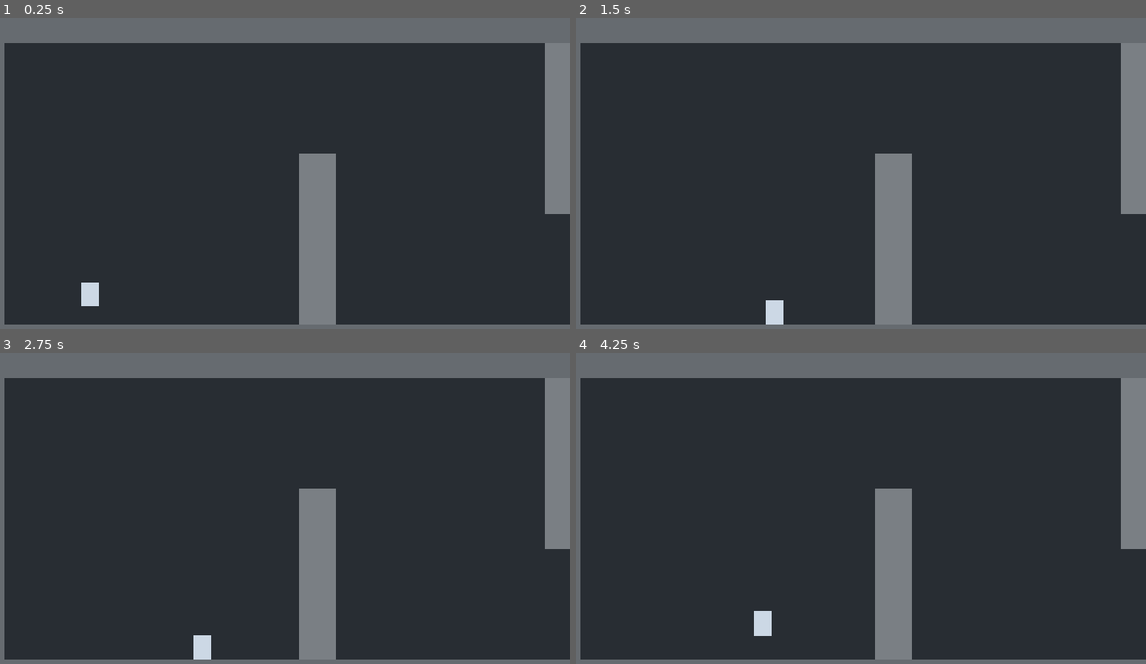
Above: before the commit, frames 1-4 (two rows, left to right).
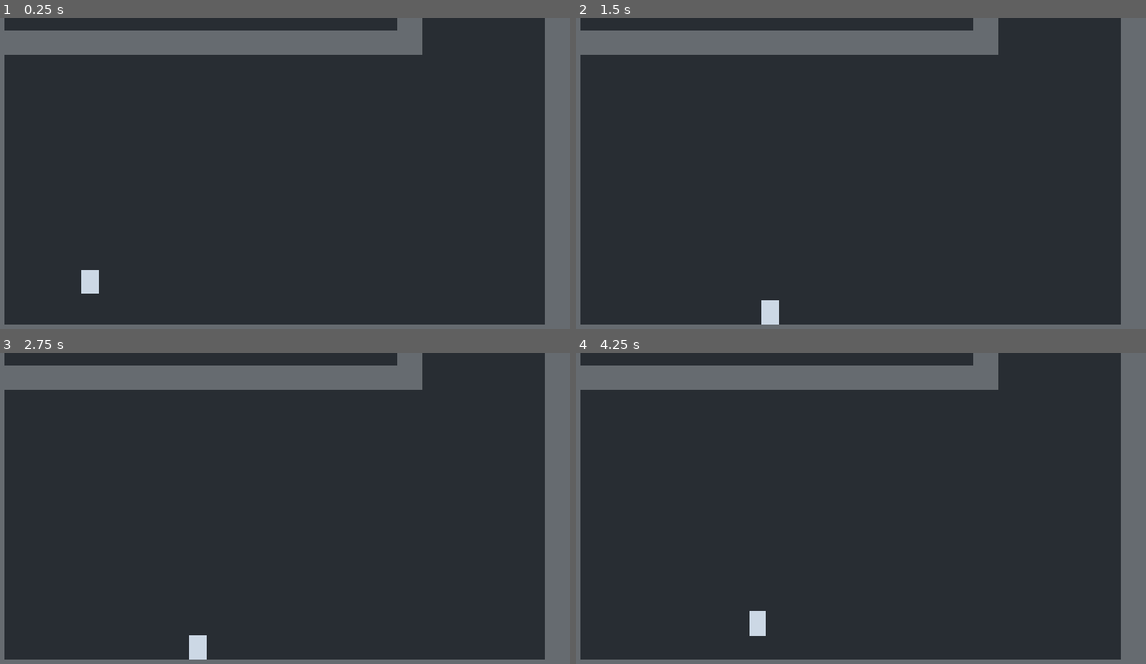
Above: after the commit, the same moments.

Repository: wahab-2002/surface-godot
Game: Godot game, scene res://scenes/main.tscn
The game is run twice, just before and just after one commit, with the same random seed, the same clock (stepped at 60 frames per second) and the same inputs.
Inputs:
- Up to frame 1 (0.25 s): no input
- Up to frame 2 (1.5 s): hold D (move_right) 0.53-1.28 s; hold A (move_left) from 1.28 s (still down)
- Up to frame 3 (2.75 s): release A (move_left) at 2.03 s; hold D (move_right) from 2.03 s (still down)
- Up to frame 4 (4.25 s): release D (move_right) at 2.78 s; hold Space (swim_up) 2.78-3.53 s; hold A (move_left) from 3.53 s (still down)

The runs differ from the first frame. In frame 1, 13% of the frame differs, in the area x 0-100%, y 0-99%; in frame 2, 13%; in frame 3, 13%; in frame 4, 13%.

Commit message:
Build vertical movement tutorial

Diff:
--- a/project.godot
+++ b/project.godot
@@ -26,15 +26,18 @@
 
 move_left={
 "deadzone": 0.2,
-"events": [Object(InputEventKey,"physical_keycode":65), Object(InputEventKey,"physical_keycode":4194321)]
+"events": [Object(InputEventKey,"resource_local_to_scene":false,"resource_name":"","device":16,"window_id":0,"alt_pressed":false,"shift_pressed":false,"ctrl_pressed":false,"meta_pressed":false,"pressed":false,"keycode":0,"physical_keycode":65,"key_label":0,"unicode":0,"location":0,"echo":false,"script":null)
+]
 }
 move_right={
 "deadzone": 0.2,
-"events": [Object(InputEventKey,"physical_keycode":68), Object(InputEventKey,"physical_keycode":4194323)]
+"events": [Object(InputEventKey,"resource_local_to_scene":false,"resource_name":"","device":16,"window_id":0,"alt_pressed":false,"shift_pressed":false,"ctrl_pressed":false,"meta_pressed":false,"pressed":false,"keycode":0,"physical_keycode":68,"key_label":0,"unicode":0,"location":0,"echo":false,"script":null)
+]
 }
 swim_up={
 "deadzone": 0.2,
-"events": [Object(InputEventKey,"physical_keycode":32)]
+"events": [Object(InputEventKey,"resource_local_to_scene":false,"resource_name":"","device":16,"window_id":0,"alt_pressed":false,"shift_pressed":false,"ctrl_pressed":false,"meta_pressed":false,"pressed":false,"keycode":0,"physical_keycode":32,"key_label":0,"unicode":0,"location":0,"echo":false,"script":null)
+]
 }
 
 [physics]
--- a/scenes/main.tscn
+++ b/scenes/main.tscn
@@ -1,102 +1,213 @@
-[gd_scene load_steps=5 format=3 uid="uid://qhavsmrb0pvs"]
+[gd_scene load_steps=13 format=3 uid="uid://qhavsmrb0pvs"]
 
 [ext_resource type="PackedScene" path="res://scenes/player.tscn" id="1_player"]
 
-[sub_resource type="RectangleShape2D" id="Rectangle_horizontal"]
-size = Vector2(2040, 40)
-
-[sub_resource type="RectangleShape2D" id="Rectangle_vertical"]
-size = Vector2(40, 540)
-
-[sub_resource type="RectangleShape2D" id="Rectangle_obstacle"]
-size = Vector2(60, 280)
+[sub_resource type="RectangleShape2D" id="Rectangle_1"]
+size = Vector2(960, 40)
+
+[sub_resource type="RectangleShape2D" id="Rectangle_2"]
+size = Vector2(40, 2200)
+
+[sub_resource type="RectangleShape2D" id="Rectangle_3"]
+size = Vector2(680, 40)
+
+[sub_resource type="RectangleShape2D" id="Rectangle_4"]
+size = Vector2(40, 300)
+
+[sub_resource type="RectangleShape2D" id="Rectangle_5"]
+size = Vector2(40, 310)
+
+[sub_resource type="RectangleShape2D" id="Rectangle_6"]
+size = Vector2(40, 360)
+
+[sub_resource type="RectangleShape2D" id="Rectangle_7"]
+size = Vector2(40, 350)
+
+[sub_resource type="RectangleShape2D" id="Rectangle_8"]
+size = Vector2(40, 260)
+
+[sub_resource type="RectangleShape2D" id="Rectangle_9"]
+size = Vector2(40, 270)
+
+[sub_resource type="RectangleShape2D" id="Rectangle_10"]
+size = Vector2(60, 40)
+
+[sub_resource type="RectangleShape2D" id="Rectangle_11"]
+size = Vector2(660, 40)
 
 [node name="Main" type="Node2D" unique_id=2020150133]
 
 [node name="Background" type="Polygon2D" parent="."]
-polygon = PackedVector2Array(0, 0, 2040, 0, 2040, 540, 0, 540)
+polygon = PackedVector2Array(0, 0, 960, 0, 960, 2200, 0, 2200)
 color = Color(0.16, 0.18, 0.2, 1)
 
-[node name="Boundaries" type="StaticBody2D" parent="."]
-
-[node name="FloorCollision" type="CollisionShape2D" parent="Boundaries"]
-position = Vector2(1020, 520)
-shape = SubResource("Rectangle_horizontal")
-
-[node name="FloorVisual" type="Polygon2D" parent="Boundaries"]
-polygon = PackedVector2Array(0, 500, 2040, 500, 2040, 540, 0, 540)
-color = Color(0.4, 0.42, 0.44, 1)
-
-[node name="CeilingCollision" type="CollisionShape2D" parent="Boundaries"]
-position = Vector2(1020, 20)
-shape = SubResource("Rectangle_horizontal")
-
-[node name="CeilingVisual" type="Polygon2D" parent="Boundaries"]
-polygon = PackedVector2Array(0, 0, 2040, 0, 2040, 40, 0, 40)
-color = Color(0.4, 0.42, 0.44, 1)
-
-[node name="LeftCollision" type="CollisionShape2D" parent="Boundaries"]
-position = Vector2(20, 270)
-shape = SubResource("Rectangle_vertical")
-
-[node name="LeftVisual" type="Polygon2D" parent="Boundaries"]
-polygon = PackedVector2Array(0, 0, 40, 0, 40, 540, 0, 540)
-color = Color(0.4, 0.42, 0.44, 1)
-
-[node name="RightCollision" type="CollisionShape2D" parent="Boundaries"]
-position = Vector2(2020, 270)
-shape = SubResource("Rectangle_vertical")
-
-[node name="RightVisual" type="Polygon2D" parent="Boundaries"]
-polygon = PackedVector2Array(2000, 0, 2040, 0, 2040, 540, 2000, 540)
-color = Color(0.4, 0.42, 0.44, 1)
-
-[node name="FirstRise" type="StaticBody2D" parent="."]
-position = Vector2(520, 220)
-
-[node name="CollisionShape2D" type="CollisionShape2D" parent="FirstRise"]
-position = Vector2(30, 140)
-shape = SubResource("Rectangle_obstacle")
-
-[node name="Visual" type="Polygon2D" parent="FirstRise"]
-polygon = PackedVector2Array(0, 0, 60, 0, 60, 280, 0, 280)
-color = Color(0.48, 0.5, 0.52, 1)
-
-[node name="FirstSink" type="StaticBody2D" parent="."]
-position = Vector2(920, 40)
-
-[node name="CollisionShape2D" type="CollisionShape2D" parent="FirstSink"]
-position = Vector2(30, 140)
-shape = SubResource("Rectangle_obstacle")
-
-[node name="Visual" type="Polygon2D" parent="FirstSink"]
-polygon = PackedVector2Array(0, 0, 60, 0, 60, 280, 0, 280)
-color = Color(0.48, 0.5, 0.52, 1)
-
-[node name="AlternatingRise" type="StaticBody2D" parent="."]
-position = Vector2(1280, 220)
-
-[node name="CollisionShape2D" type="CollisionShape2D" parent="AlternatingRise"]
-position = Vector2(30, 140)
-shape = SubResource("Rectangle_obstacle")
-
-[node name="Visual" type="Polygon2D" parent="AlternatingRise"]
-polygon = PackedVector2Array(0, 0, 60, 0, 60, 280, 0, 280)
-color = Color(0.48, 0.5, 0.52, 1)
-
-[node name="AlternatingSink" type="StaticBody2D" parent="."]
-position = Vector2(1600, 40)
-
-[node name="CollisionShape2D" type="CollisionShape2D" parent="AlternatingSink"]
-position = Vector2(30, 140)
-shape = SubResource("Rectangle_obstacle")
-
-[node name="Visual" type="Polygon2D" parent="AlternatingSink"]
-polygon = PackedVector2Array(0, 0, 60, 0, 60, 280, 0, 280)
-color = Color(0.48, 0.5, 0.52, 1)
+[node name="HullFloor" type="StaticBody2D" parent="."]
+position = Vector2(0, 2160)
+
+[node name="CollisionShape2D" type="CollisionShape2D" parent="HullFloor"]
+position = Vector2(480, 20)
+shape = SubResource("Rectangle_1")
+
+[node name="Visual" type="Polygon2D" parent="HullFloor"]
+polygon = PackedVector2Array(0, 0, 960, 0, 960, 40, 0, 40)
+color = Color(0.4, 0.42, 0.44, 1)
+
+[node name="HullLeft" type="StaticBody2D" parent="."]
+position = Vector2(0, 0)
+
+[node name="CollisionShape2D" type="CollisionShape2D" parent="HullLeft"]
+position = Vector2(20, 1100)
+shape = SubResource("Rectangle_2")
+
+[node name="Visual" type="Polygon2D" parent="HullLeft"]
+polygon = PackedVector2Array(0, 0, 40, 0, 40, 2200, 0, 2200)
+color = Color(0.4, 0.42, 0.44, 1)
+
+[node name="HullRight" type="StaticBody2D" parent="."]
+position = Vector2(920, 0)
+
+[node name="CollisionShape2D" type="CollisionShape2D" parent="HullRight"]
+position = Vector2(20, 1100)
+shape = SubResource("Rectangle_2")
+
+[node name="Visual" type="Polygon2D" parent="HullRight"]
+polygon = PackedVector2Array(0, 0, 40, 0, 40, 2200, 0, 2200)
+color = Color(0.4, 0.42, 0.44, 1)
+
+[node name="UpperBoundary" type="StaticBody2D" parent="."]
+position = Vector2(0, 0)
+
+[node name="CollisionShape2D" type="CollisionShape2D" parent="UpperBoundary"]
+position = Vector2(480, 20)
+shape = SubResource("Rectangle_1")
+
+[node name="Visual" type="Polygon2D" parent="UpperBoundary"]
+polygon = PackedVector2Array(0, 0, 960, 0, 960, 40, 0, 40)
+color = Color(0.4, 0.42, 0.44, 1)
+
+[node name="StartRoomCeiling" type="StaticBody2D" parent="."]
+position = Vector2(40, 1680)
+
+[node name="CollisionShape2D" type="CollisionShape2D" parent="StartRoomCeiling"]
+position = Vector2(340, 20)
+shape = SubResource("Rectangle_3")
+
+[node name="Visual" type="Polygon2D" parent="StartRoomCeiling"]
+polygon = PackedVector2Array(0, 0, 680, 0, 680, 40, 0, 40)
+color = Color(0.4, 0.42, 0.44, 1)
+
+[node name="RiseShaftWall" type="StaticBody2D" parent="."]
+position = Vector2(680, 1380)
+
+[node name="CollisionShape2D" type="CollisionShape2D" parent="RiseShaftWall"]
+position = Vector2(20, 150)
+shape = SubResource("Rectangle_4")
+
+[node name="Visual" type="Polygon2D" parent="RiseShaftWall"]
+polygon = PackedVector2Array(0, 0, 40, 0, 40, 300, 0, 300)
+color = Color(0.4, 0.42, 0.44, 1)
+
+[node name="SinkRoomCeiling" type="StaticBody2D" parent="."]
+position = Vector2(240, 1160)
+
+[node name="CollisionShape2D" type="CollisionShape2D" parent="SinkRoomCeiling"]
+position = Vector2(340, 20)
+shape = SubResource("Rectangle_3")
+
+[node name="Visual" type="Polygon2D" parent="SinkRoomCeiling"]
+polygon = PackedVector2Array(0, 0, 680, 0, 680, 40, 0, 40)
+color = Color(0.4, 0.42, 0.44, 1)
+
+[node name="FirstSinkBulkhead" type="StaticBody2D" parent="."]
+position = Vector2(460, 1200)
+
+[node name="CollisionShape2D" type="CollisionShape2D" parent="FirstSinkBulkhead"]
+position = Vector2(20, 155)
+shape = SubResource("Rectangle_5")
+
+[node name="Visual" type="Polygon2D" parent="FirstSinkBulkhead"]
+polygon = PackedVector2Array(0, 0, 40, 0, 40, 310, 0, 310)
+color = Color(0.48, 0.5, 0.52, 1)
+
+[node name="AlternatingRoomCeiling" type="StaticBody2D" parent="."]
+position = Vector2(40, 600)
+
+[node name="CollisionShape2D" type="CollisionShape2D" parent="AlternatingRoomCeiling"]
+position = Vector2(340, 20)
+shape = SubResource("Rectangle_3")
+
+[node name="Visual" type="Polygon2D" parent="AlternatingRoomCeiling"]
+polygon = PackedVector2Array(0, 0, 680, 0, 680, 40, 0, 40)
+color = Color(0.4, 0.42, 0.44, 1)
+
+[node name="AlternatingRiseBulkhead" type="StaticBody2D" parent="."]
+position = Vector2(320, 800)
+
+[node name="CollisionShape2D" type="CollisionShape2D" parent="AlternatingRiseBulkhead"]
+position = Vector2(20, 180)
+shape = SubResource("Rectangle_6")
+
+[node name="Visual" type="Polygon2D" parent="AlternatingRiseBulkhead"]
+polygon = PackedVector2Array(0, 0, 40, 0, 40, 360, 0, 360)
+color = Color(0.48, 0.5, 0.52, 1)
+
+[node name="AlternatingSinkBulkhead" type="StaticBody2D" parent="."]
+position = Vector2(560, 640)
+
+[node name="CollisionShape2D" type="CollisionShape2D" parent="AlternatingSinkBulkhead"]
+position = Vector2(20, 175)
+shape = SubResource("Rectangle_7")
+
+[node name="Visual" type="Polygon2D" parent="AlternatingSinkBulkhead"]
+polygon = PackedVector2Array(0, 0, 40, 0, 40, 350, 0, 350)
+color = Color(0.48, 0.5, 0.52, 1)
+
+[node name="FinalRiseBulkhead" type="StaticBody2D" parent="."]
+position = Vector2(540, 340)
+
+[node name="CollisionShape2D" type="CollisionShape2D" parent="FinalRiseBulkhead"]
+position = Vector2(20, 130)
+shape = SubResource("Rectangle_8")
+
+[node name="Visual" type="Polygon2D" parent="FinalRiseBulkhead"]
+polygon = PackedVector2Array(0, 0, 40, 0, 40, 260, 0, 260)
+color = Color(0.48, 0.5, 0.52, 1)
+
+[node name="FinalSinkBulkhead" type="StaticBody2D" parent="."]
+position = Vector2(340, 180)
+
+[node name="CollisionShape2D" type="CollisionShape2D" parent="FinalSinkBulkhead"]
+position = Vector2(20, 135)
+shape = SubResource("Rectangle_9")
+
+[node name="Visual" type="Polygon2D" parent="FinalSinkBulkhead"]
+polygon = PackedVector2Array(0, 0, 40, 0, 40, 270, 0, 270)
+color = Color(0.48, 0.5, 0.52, 1)
+
+[node name="ExitRoofLeft" type="StaticBody2D" parent="."]
+position = Vector2(40, 180)
+
+[node name="CollisionShape2D" type="CollisionShape2D" parent="ExitRoofLeft"]
+position = Vector2(30, 20)
+shape = SubResource("Rectangle_10")
+
+[node name="Visual" type="Polygon2D" parent="ExitRoofLeft"]
+polygon = PackedVector2Array(0, 0, 60, 0, 60, 40, 0, 40)
+color = Color(0.4, 0.42, 0.44, 1)
+
+[node name="ExitRoofRight" type="StaticBody2D" parent="."]
+position = Vector2(260, 180)
+
+[node name="CollisionShape2D" type="CollisionShape2D" parent="ExitRoofRight"]
+position = Vector2(330, 20)
+shape = SubResource("Rectangle_11")
+
+[node name="Visual" type="Polygon2D" parent="ExitRoofRight"]
+polygon = PackedVector2Array(0, 0, 660, 0, 660, 40, 0, 40)
+color = Color(0.4, 0.42, 0.44, 1)
 
 [node name="FinishMarker" type="Node2D" parent="."]
-position = Vector2(1860, 500)
+position = Vector2(170, 180)
 
 [node name="Pole" type="Polygon2D" parent="FinishMarker"]
 polygon = PackedVector2Array(-3, -160, 3, -160, 3, 0, -3, 0)
@@ -131,12 +242,12 @@
 color = Color(0.28, 0.28, 0.28, 1)
 
 [node name="Player" parent="." instance=ExtResource("1_player")]
-position = Vector2(180, 440)
+position = Vector2(180, 2080)
 
 [node name="Camera2D" parent="Player" index="2"]
 limit_left = 0
 limit_top = 0
-limit_right = 2040
-limit_bottom = 540
+limit_right = 960
+limit_bottom = 2200
 
 [editable path="Player"]
